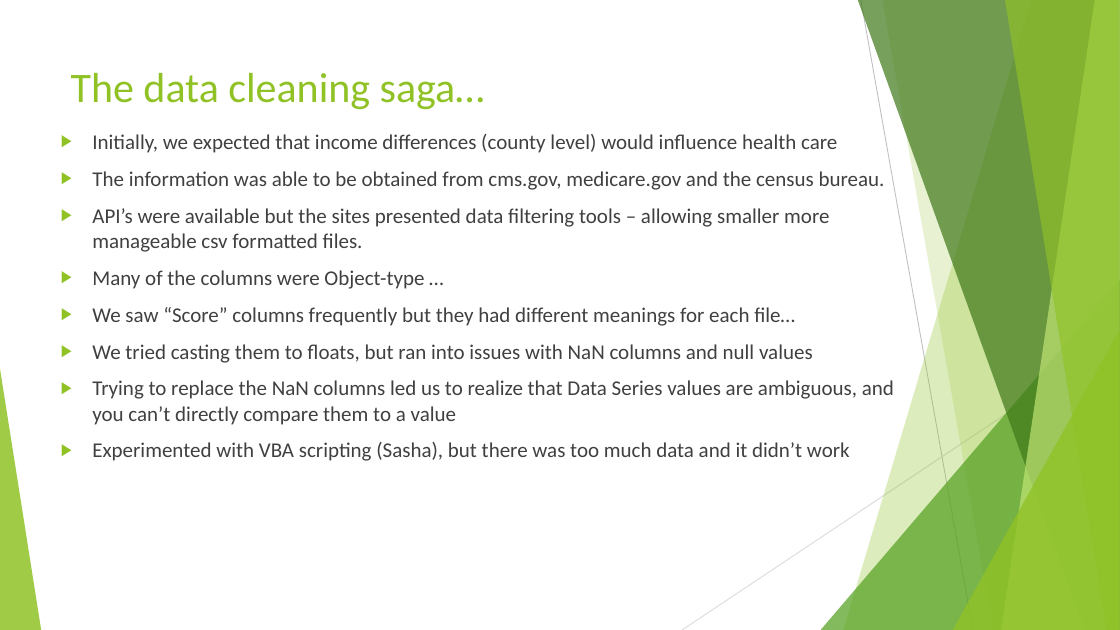
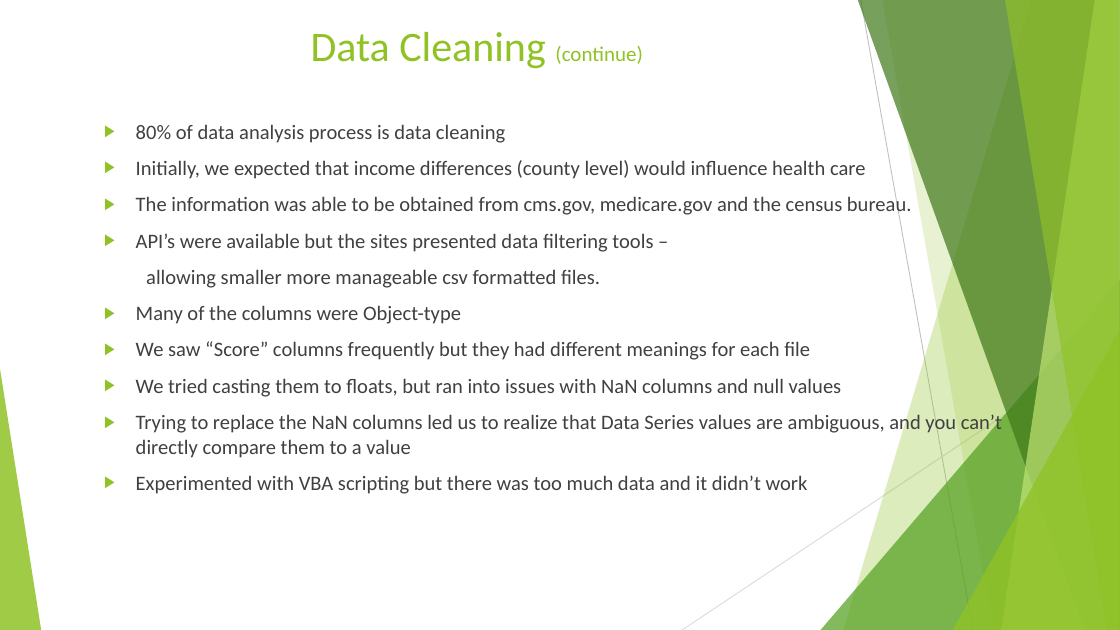
Before and after one commit to TedMur/SnakeBait, a slide deck: slide 4 of SnakeBitePresentation_cfoEdits2.pptx (slide 5 before the commit). Drawn at 1120x630 pixels with LibreOffice and Linux fonts; fonts in the diff are those of the drawing. Boxes give left, top, right and bottom in pixels: in the first picture for what was removed or moved away, otherwise in the second. Text is boxed around its words. In the diff, an @@ line names an element or a change of style, - is before the commit and + after.

Commit message:
latest changes
latest changes

```diff
--- a/SnakeBitePresentation_cfoEdits2.pptx
+++ b/SnakeBitePresentation_cfoEdits2.pptx
@@ title at (311, 32, 642, 69): text changed @@
-The data cleaning saga…
+Data Cleaning (continue)
@@ text "80% of data analysis process ...": place and size @@
-text "80% of data analysis process ..." at (92, 134, 894, 461)
+text "80% of data analysis process ..." at (136, 124, 1002, 494)
@@ text at (136, 124, 505, 143): paragraph added @@
+▶ 80% of data analysis process is data cleaning
@@ text at (136, 160, 1002, 458): size 18 to 17.6 pt in "Initially, we expected that income differences (county ...", "The information was able to be obtained ...", "We tried casting them to floats, but ...", "Trying to replace the NaN columns led ..." @@
@@ text at (136, 233, 810, 360): text changed; size 18 to 17.6 pt @@
-▶ API’s were available but the sites presented data filtering tools – allowing smaller more manageable csv formatted files.
-▶ Many of the columns were Object-type …
-▶ We saw “Score” columns frequently but they had different meanings for each file…
+▶ API’s were available but the sites presented data filtering tools –
+allowing smaller more manageable csv formatted files.
+▶ Many of the columns were Object-type
+▶ We saw “Score” columns frequently but they had different meanings for each file
@@ text at (136, 475, 808, 494): text changed; size 18 to 17.6 pt @@
-▶ Experimented with VBA scripting (Sasha), but there was too much data and it didn’t work
+▶ Experimented with VBA scripting but there was too much data and it didn’t work
```
Also in this commit, not shown: 5 other slides changed, 2 slides added, 1 slide removed.
